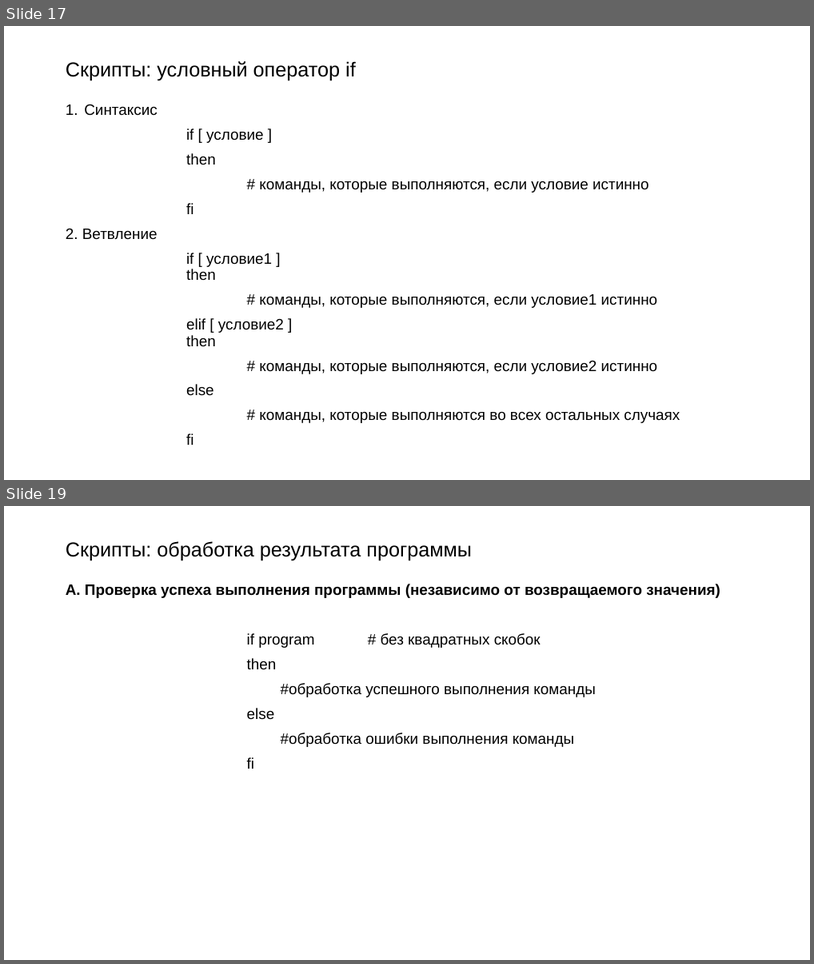
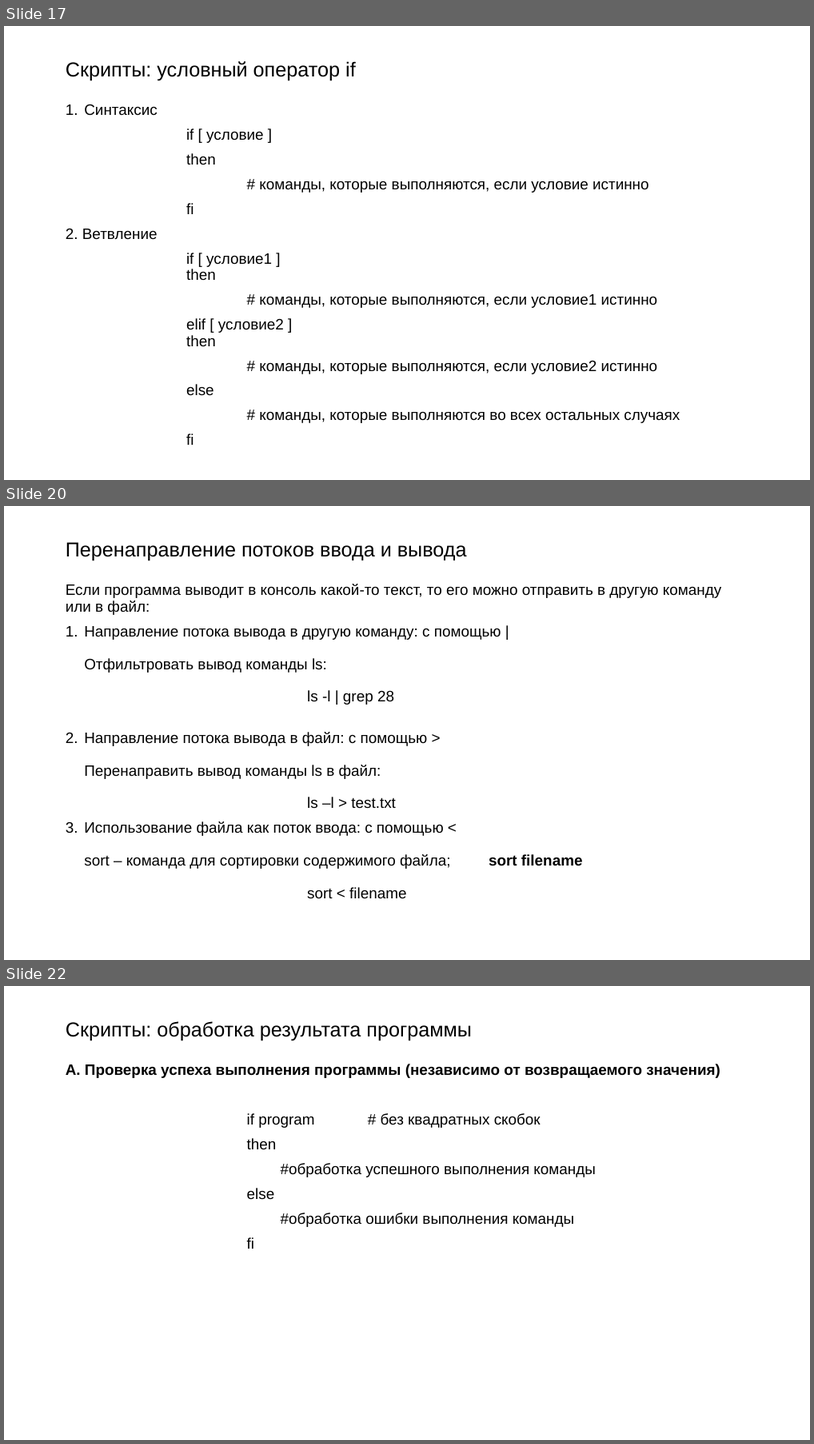
Before and after one commit to Rudeigin/OI, a slide deck: 2 лекция/ОИ bash.pptx. Shown one above the other, each under a label of ours: slides 17 and 19 before the commit, slides 17, 20 and 22 after it; the slides between them are not shown. The pictures are 814x964 and 814x1444 pixels, drawn with LibreOffice and Linux fonts; fonts in the diff are those of the drawing. Boxes give left, top, right and bottom in pixels: in the first picture for what was removed or moved away, otherwise in the second. Text is boxed around its words. In the diff, an @@ line names an element or a change of style, - is before the commit and + after.

```diff
--- a/2 лекция/ОИ bash.pptx
+++ b/2 лекция/ОИ bash.pptx
@@ slide 20 added at box(4, 506, 810, 960), background #FFFFFF @@
@@ title added at box(66, 542, 467, 561), 24 pt, text #000000 @@
+Перенаправление потоков ввода и вывода
@@ text added at box(66, 584, 722, 899), 18 pt, text #000000 @@
+Если программа выводит в консоль какой-то текст, то его можно отправить в другую команду или в файл:
+1. Направление потока вывода в другую команду: с помощью |
+   Отфильтровать вывод команды ls:
+   ls -l | grep 28
+2. Направление потока вывода в файл: с помощью >
+   Перенаправить вывод команды ls в файл:
+   ls –l > test.txt
+3. Использование файла как поток ввода: с помощью <
+   sort – команда для сортировки содержимого файла; sort filename
+   sort < filename
@@ what was slide 19 is now slide 22 @@
```
Also in this commit, not shown: 3 slides changed, 15 other slides added, 1 other file.
